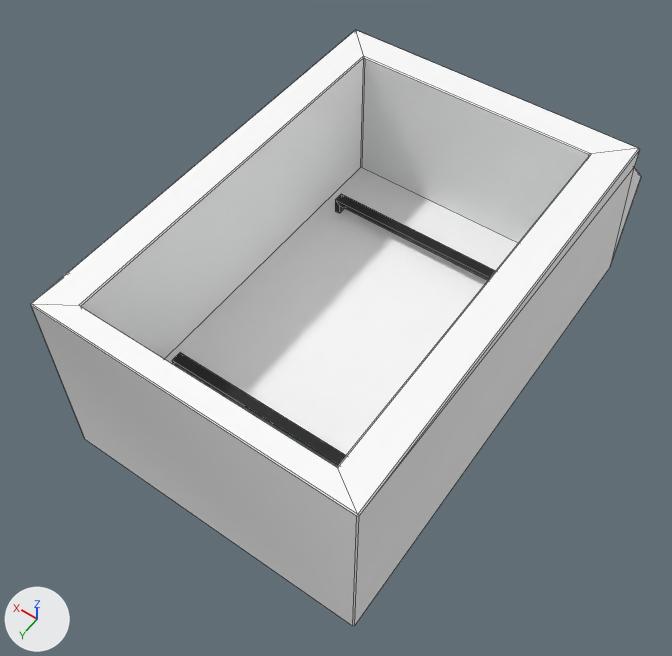
A saved change to the FBX model Assets/Art/Models/Equipment/Fryer/Frypot.fbx.
The view is the same before and after, from a camera (50 mm lens) standing at (-0.276, 0.413, 0.484) and looking at (0.005, 0.02, -0.134). Arrows for +X, +Y and +Z are at lower left; the lights stay in place. Mesh edges are drawn as thin lines.

In view in the first picture: 'Frypot'.
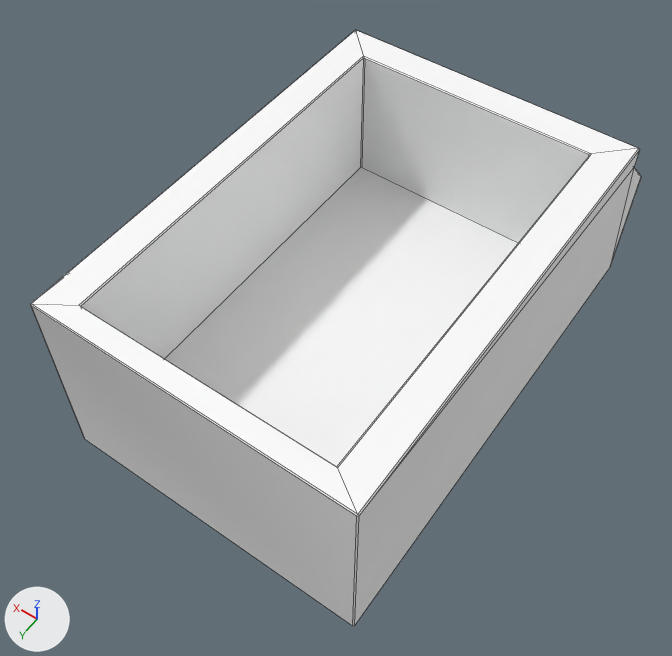
The change, as a diff of the scene's bpy script:
```diff
--- a/Assets/Art/Models/Equipment/Fryer/Frypot.fbx.py
+++ b/Assets/Art/Models/Equipment/Fryer/Frypot.fbx.py
@@ me_cube @@
 me_cube.from_pydata(...)  # 90 vertices, 82 faces; spans x -0.14..0.14, y -0.24..0.2, z -0.2..-0.02
 # used by ob_frypot; location = (0.0, 0.0, 0.0)
+# me_cube part 1: the loose piece of 16 vertices spanning x -0.095..0.095, y -0.115..-0.105, z -0.15..-0.135 is deleted
+# me_cube part 2: the loose piece of 16 vertices spanning x -0.095..0.095, y 0.115..0.125, z -0.15..-0.135 is deleted
 me_cube.materials.append(mat_smooth)
 me_cube.materials.append(mat_console)
-me_cube.materials.append(mat_shiny)  # black #000000
```

Location of each change, [x1, y1, x2, y2] in pixels of the pictures (672 x 656 px):
part 1 of me_cube, deleted (black): before [335, 194, 496, 280]
part 2 of me_cube, deleted (black): before [172, 353, 346, 467]
